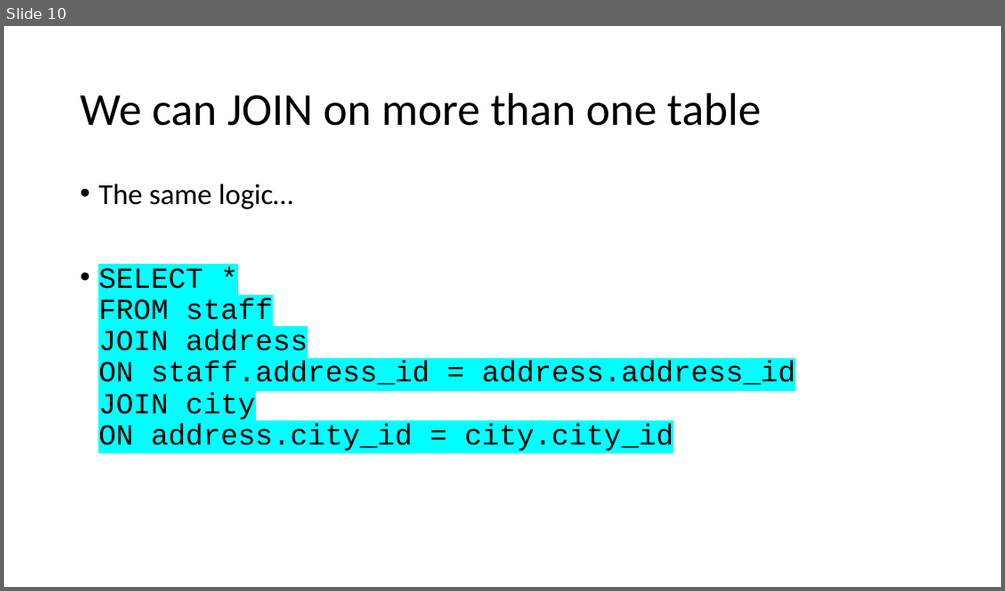
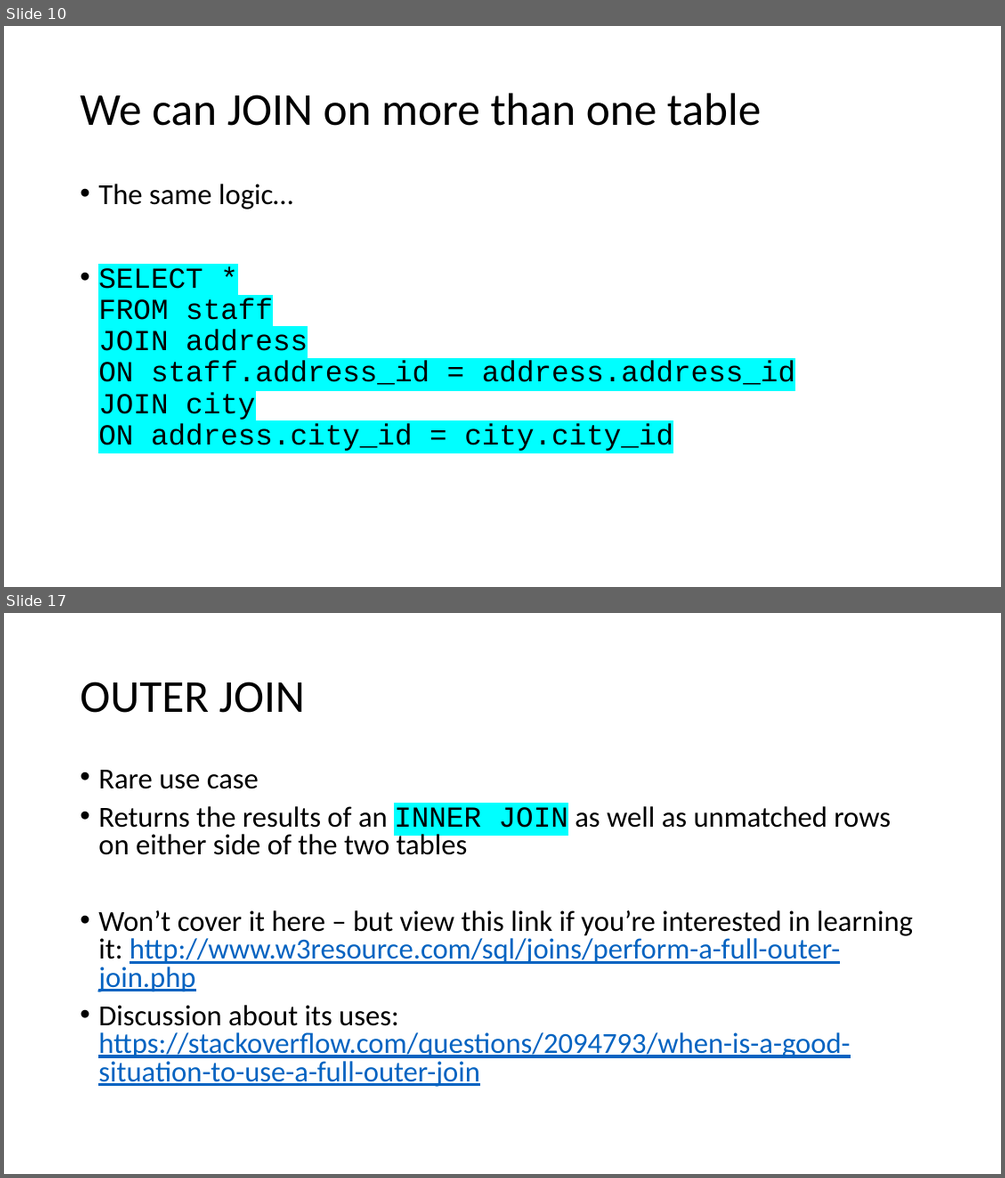
Before and after one commit to TataAndBigData/Practical-ML-DS, a slide deck: Chapter 2. Python for Data Scientists/Module 2. SQL/1. SQL Joins.pptx. Shown one above the other, each under a label of ours: slide 10 before the commit, slides 10 and 17 after it; the slides between them are not shown. The pictures are 1005x591 and 1005x1178 pixels, drawn with LibreOffice and Linux fonts; fonts in the diff are those of the drawing. Boxes give left, top, right and bottom in pixels: in the first picture for what was removed or moved away, otherwise in the second. Text is boxed around its words. In the diff, an @@ line names an element or a change of style, - is before the commit and + after.

Commit message:
finished joins

```diff
--- a/Chapter 2. Python for Data Scientists/Module 2. SQL/1. SQL Joins.pptx
+++ b/Chapter 2. Python for Data Scientists/Module 2. SQL/1. SQL Joins.pptx
@@ slide 17 added at (4,613,1001,1174), background #FFFFFF @@
@@ title added at (80,682,305,713), 44 pt, text #000000 @@
+OUTER JOIN
@@ text added at (98,770,913,1086), 28 pt, text #000000 @@
+• Rare use case
+• Returns the results of an INNER JOIN as well as unmatched rows on either side of the two tables
+• Won’t cover it here – but view this link if you’re interested in learning it: http://www.w3resource.com/sql/joins/perform-a-full-outer-join.php
+• Discussion about its uses: https://stackoverflow.com/questions/2094793/when-is-a-good-situation-to-use-a-full-outer-join
```
Also in this commit, not shown: 4 slides changed, 4 other slides added.
